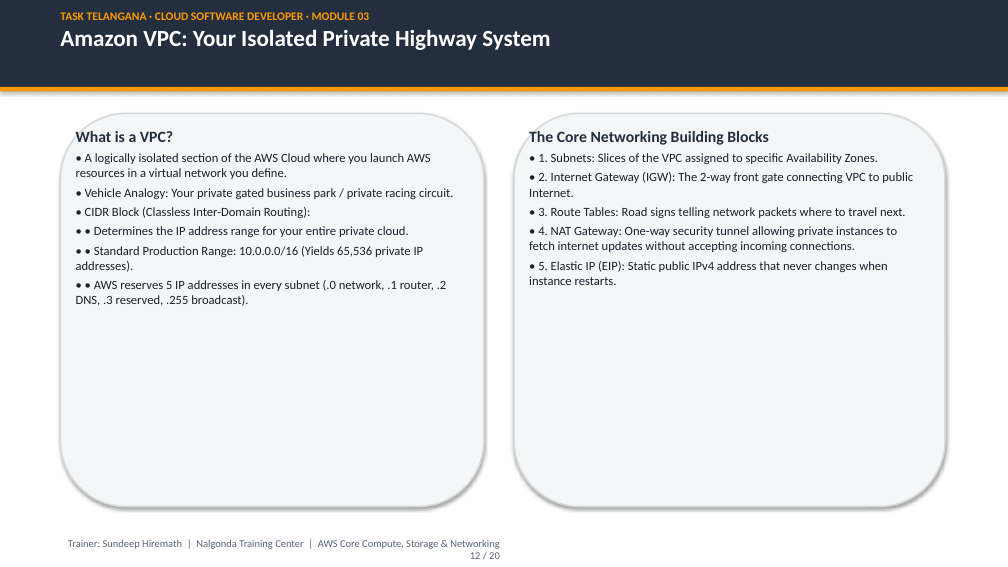
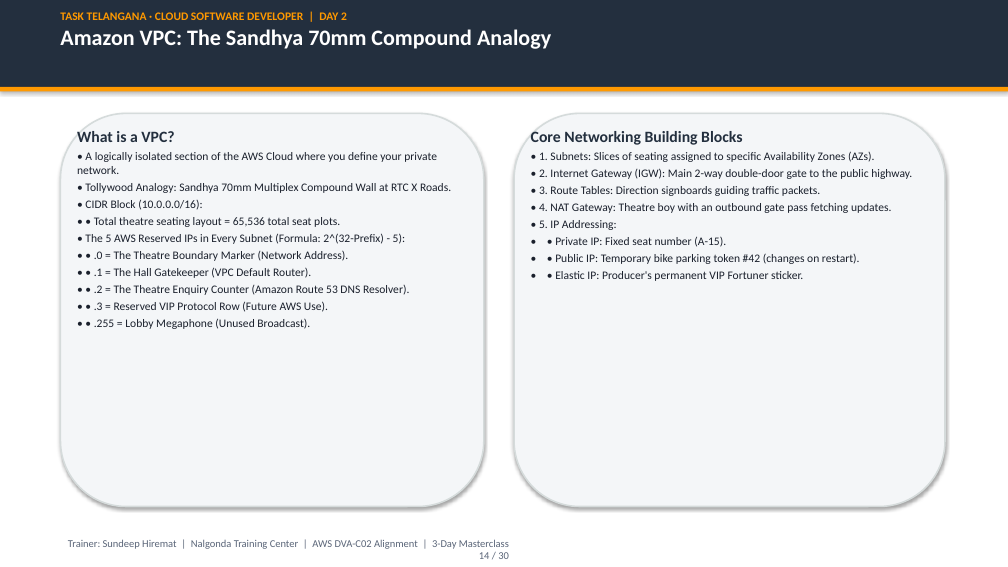
Before and after one commit to cloude-user/task, a slide deck: slide 14 of module_03_aws_core/presentation/Module_03_AWS_Core_Services_Masterclass.pptx (slide 12 before the commit). Drawn at 1008x567 pixels with LibreOffice and Linux fonts; fonts in the diff are those of the drawing. Boxes give left, top, right and bottom in pixels: in the first picture for what was removed or moved away, otherwise in the second. Text is boxed around its words. In the diff, an @@ line names an element or a change of style, - is before the commit and + after.

Commit message:
Feature/vpc networking (#3)
* docs(module03): add dedicated VPC networking & compute/storage/db master guides with analogies and diagrams

* docs(module03): expand EBS vs EFS block vs file deep dive, S3 7-tiers, HTTPS TLS handshake, and public vs private DNS

* feat(module03): infuse Tollywood cinema & Telangana kirana analogies, unify single versions, and update masterclass PPTX

* cloud-formation

---------

```diff
--- a/module_03_aws_core/presentation/Module_03_AWS_Core_Services_Masterclass.pptx
+++ b/module_03_aws_core/presentation/Module_03_AWS_Core_Services_Masterclass.pptx
@@ text at [60,12,551,49]: text changed @@
-TASK TELANGANA · CLOUD SOFTWARE DEVELOPER · MODULE 03
-Amazon VPC: Your Isolated Private Highway System
+TASK TELANGANA · CLOUD SOFTWARE DEVELOPER | DAY 2
+Amazon VPC: The Sandhya 70mm Compound Analogy
@@ text at [531,131,912,281]: text changed; size 12 to 11 pt @@
-The Core Networking Building Blocks
-• 1. Subnets: Slices of the VPC assigned to specific Availability Zones.
-• 2. Internet Gateway (IGW): The 2-way front gate connecting VPC to public Internet.
-• 3. Route Tables: Road signs telling network packets where to travel next.
-• 4. NAT Gateway: One-way security tunnel allowing private instances to fetch internet updates without accepting incoming connections.
-• 5. Elastic IP (EIP): Static public IPv4 address that never changes when instance restarts.
+Core Networking Building Blocks
+• 1. Subnets: Slices of seating assigned to specific Availability Zones (AZs).
+• 2. Internet Gateway (IGW): Main 2-way double-door gate to the public highway.
+• 3. Route Tables: Direction signboards guiding traffic packets.
+• 4. NAT Gateway: Theatre boy with an outbound gate pass fetching updates.
+• 5. IP Addressing:
+• • Private IP: Fixed seat number (A-15).
+• • Public IP: Temporary bike parking token #42 (changes on restart).
+• • Elastic IP: Producer's permanent VIP Fortuner sticker.
@@ text at [77,152,451,329]: text changed; size 12 to 11 pt @@
-• A logically isolated section of the AWS Cloud where you launch AWS resources in a virtual network you define.
-• Vehicle Analogy: Your private gated business park / private racing circuit.
-• CIDR Block (Classless Inter-Domain Routing):
-• • Determines the IP address range for your entire private cloud.
-• • Standard Production Range: 10.0.0.0/16 (Yields 65,536 private IP addresses).
-• • AWS reserves 5 IP addresses in every subnet (.0 network, .1 router, .2 DNS, .3 reserved, .255 broadcast).
+• A logically isolated section of the AWS Cloud where you define your private network.
+• Tollywood Analogy: Sandhya 70mm Multiplex Compound Wall at RTC X Roads.
+• CIDR Block (10.0.0.0/16):
+• • Total theatre seating layout = 65,536 total seat plots.
+• The 5 AWS Reserved IPs in Every Subnet (Formula: 2^(32-Prefix) - 5):
+• • .0 = The Theatre Boundary Marker (Network Address).
+• • .1 = The Hall Gatekeeper (VPC Default Router).
+• • .2 = The Theatre Enquiry Counter (Amazon Route 53 DNS Resolver).
+• • .3 = Reserved VIP Protocol Row (Future AWS Use).
+• • .255 = Lobby Megaphone (Unused Broadcast).
@@ text at [68,539,509,559]: text changed @@
-Trainer: Sundeep Hiremath | Nalgonda Training Center | AWS Core Compute, Storage & Networking
-12 / 20
+Trainer: Sundeep Hiremat | Nalgonda Training Center | AWS DVA-C02 Alignment | 3-Day Masterclass
+14 / 30
```
Also in this commit, not shown: 15 other slides changed, 12 slides added, 4 slides removed, 25 other files.
